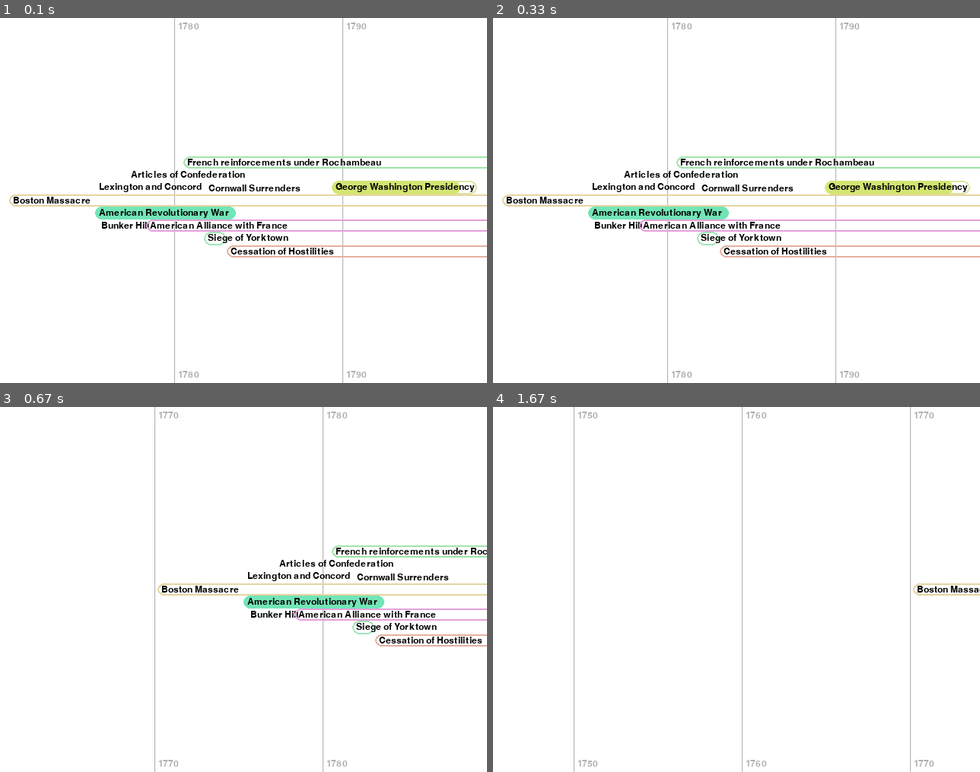
Above: before the commit, frames 1-4 (two rows, left to right).
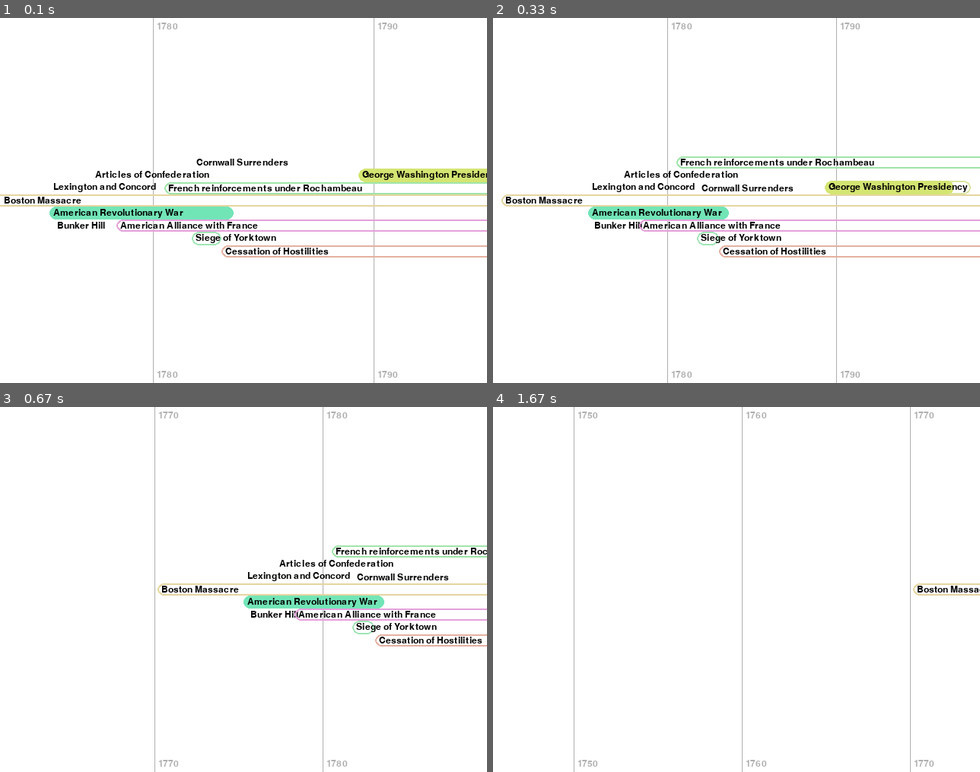
Above: after the commit, the same moments.

Repository: ThatIsAUsername/timeline
Game: pygame game, started from timelines.py
The game is run twice, just before and just after one commit, with the same random seed, the same clock (stepped at 60 frames per second) and the same inputs.
Inputs (mouse positions are in pixels of both pictures, inside the frame that each line leads up to):
- Up to frame 1 (0.1 s): no input
- Up to frame 2 (0.33 s): no input
- Up to frame 3 (0.67 s): press the mouse at (126, 593) at 0.37 s; move the mouse to (209, 629) at 0.47 s; release the mouse at (292, 669) at 0.6 s
- Up to frame 4 (1.67 s): press the mouse at (619, 593) at 0.7 s; move the mouse to (595, 549) at 0.8 s; release the mouse at (570, 501) at 0.93 s; press the mouse at (619, 593) at 1.03 s; move the mouse to (741, 618) at 1.13 s; release the mouse at (863, 647) at 1.27 s; press the mouse at (619, 593) at 1.37 s; move the mouse to (653, 618) at 1.47 s; release the mouse at (687, 647) at 1.6 s

The runs differ from the first frame. In frame 1, 7.0% of the frame differs, in the area x 0-100%, y 0-100%; in frame 2, 0.8%; in frame 3, nothing differs; in frame 4, nothing differs.

Commit message:
Only regenerate/deconflict labels when the view changes.

Diff:
--- a/data_types/sliding_value.py
+++ b/data_types/sliding_value.py
@@ -44,3 +44,9 @@
         if also_update:
             self.update()
         return self.pos
+
+    def is_at_destination(self):
+        """
+        Returns: True if the value is at its target, False if it is still sliding.
+        """
+        return self.pos == self.tgt
--- a/data_types/timeview.py
+++ b/data_types/timeview.py
@@ -12,6 +12,9 @@
 import data_types
 from algorithms import interpolate
 
+# Utility struct to hold info about the event records we are drawing.
+LabelInfo = namedtuple("LabelInfo", "id x_vals label_surf label_rect")
+
 
 class Timeview:
 
@@ -23,8 +26,16 @@
         self.timeline = timeline
         self.min: date = self.timeline.min
         self.max: date = self.timeline.max
-        self.render_min = data_types.SlidingValue(self.min.toordinal())
-        self.render_max = data_types.SlidingValue(self.max.toordinal())
+
+        # The view is redrawn based on whether it has changed. So. Make sure it changes to begin.
+        self.render_min = data_types.SlidingValue(self.max.toordinal())
+        self.render_max = data_types.SlidingValue(self.min.toordinal())
+        self.render_min.set(self.min.toordinal())
+        self.render_max.set(self.max.toordinal())
+
+        # Store the drawable information to avoid recalculating every frame.
+        self.guidelines = []
+        self.label_infos: List[LabelInfo] = []
 
         # Generate colors for each of the records.
         self.record_colors = {}
@@ -180,6 +191,8 @@
 
     def render(self, surf: pygame.Surface):
 
+        regen_view = not self.render_min.is_at_destination() or not self.render_max.is_at_destination()
+
         # First draw the background
         surf.fill(color.WHITE)
 
@@ -198,8 +211,9 @@
         font = pgm.get_font()
 
         # Figure out where to draw guidelines. Then draw them.
-        guidelines = self.generate_guidelines(self.min, self.max)
-        for gl in guidelines:
+        if regen_view:
+            self.guidelines = self.generate_guidelines(self.min, self.max)
+        for gl in self.guidelines:
             glx = interpolate(gl.toordinal(), timeview_range, screen_range)
             pygame.draw.line(surface=surf, color=color.LIGHT_GRAY, start_pos=(glx, 0), end_pos=(glx, height))
             antialias = True
@@ -210,47 +224,50 @@
 
         timeline_y = height / 2
 
-        # Generate positions/rects for all timeline elements
-        visible_records = self.get_visible()
-
-        # Generate all drawable labels and figure out the horizontal extents of each EventRecord.
-        LabelInfo = namedtuple("LabelInfo", "id x_vals label_surf label_rect")
-        label_infos = []
-        for rec in visible_records:
-            xss = -10 if rec.start.min == -math.inf else interpolate(rec.start.min.toordinal(), timeview_range, screen_range)
-            xse = width if rec.start.max == math.inf else interpolate(rec.start.max.toordinal(), timeview_range, screen_range)
-            xes = -10 if rec.end.min == -math.inf else interpolate(rec.end.min.toordinal(), timeview_range, screen_range)
-            xee = width+10 if rec.end.max == math.inf else interpolate(rec.end.max.toordinal(), timeview_range, screen_range)
-            antialias = True  # render takes no keyword arguments.
-            label_surf = font.render(rec.name, antialias, color.BLACK)
-            lw, lh = label_surf.get_size()
-            label_rect = pygame.rect.Rect((0, 0), (xee-xss, lh+4))  # build a rect around the whole rendered record.
-            label_rect.midleft = (xss, height/2)  # Start by horizontally centering all labels.
-            label_rect.width = max(label_rect.width, label_surf.get_size()[0])
-            label_infos.append(LabelInfo(id=rec.id, x_vals=[xss, xse, xes, xee], label_surf=label_surf, label_rect=label_rect))
-
-        # Deconflict as needed to position each label.
-        deconflicted_rects = []
-        deconflict_up = False
-        for li in label_infos:
-            deconflict_up = not deconflict_up
-            lr = li.label_rect
-            count = 0
-            idx = lr.collidelist(deconflicted_rects)
-            while idx != -1 and count < 10:
-                count += 1
-
-                # Find the rect we are hitting and move past it.
-                other: pygame.Rect = deconflicted_rects[idx]
-                if deconflict_up:
-                    lr.bottom = other.top
-                else:
-                    lr.top = other.bottom
+        # Regenerate the drawable time events if the view changed.
+        if regen_view:
+            # Generate positions/rects for all timeline elements
+            visible_records = self.get_visible()
+
+            # Generate all drawable labels and figure out the horizontal extents of each EventRecord.
+            self.label_infos = []
+            for rec in visible_records:
+                xss = -10 if rec.start.min == -math.inf else interpolate(rec.start.min.toordinal(), timeview_range, screen_range)
+                xse = width if rec.start.max == math.inf else interpolate(rec.start.max.toordinal(), timeview_range, screen_range)
+                xes = -10 if rec.end.min == -math.inf else interpolate(rec.end.min.toordinal(), timeview_range, screen_range)
+                xee = width+10 if rec.end.max == math.inf else interpolate(rec.end.max.toordinal(), timeview_range, screen_range)
+                antialias = True  # render takes no keyword arguments.
+                label_surf = font.render(rec.name, antialias, color.BLACK)
+                lw, lh = label_surf.get_size()
+                label_rect = pygame.rect.Rect((0, 0), (xee-xss, lh+4))  # build a rect around the whole rendered record.
+                label_rect.midleft = (xss, height/2)  # Start by horizontally centering all labels.
+                label_rect.width = max(label_rect.width, label_surf.get_size()[0])
+                self.label_infos.append(LabelInfo(id=rec.id, x_vals=[xss, xse, xes, xee], label_surf=label_surf, label_rect=label_rect))
+
+            # Deconflict as needed to position each label.
+            deconflicted_rects = []
+            deconflict_up = False
+            for li in self.label_infos:
+                deconflict_up = not deconflict_up
+                lr = li.label_rect
+                count = 0
                 idx = lr.collidelist(deconflicted_rects)
-            deconflicted_rects.append(lr)
-
+                while idx != -1 and count < 10:
+                    count += 1
+
+                    # Find the rect we are hitting and move past it.
+                    other: pygame.Rect = deconflicted_rects[idx]
+                    if deconflict_up:
+                        lr.bottom = other.top
+                    else:
+                        lr.top = other.bottom
+                    idx = lr.collidelist(deconflicted_rects)
+                deconflicted_rects.append(lr)
+
+        for li in self.label_infos:
             # Render
             # Draw an outline showing the full possible extent in time (start.min to end.max)
+            lr = li.label_rect
             fgc, bgc = self.record_colors[li.id]
             xss, xse, xes, xee = li.x_vals
             pygame.draw.rect(surface=surf,
